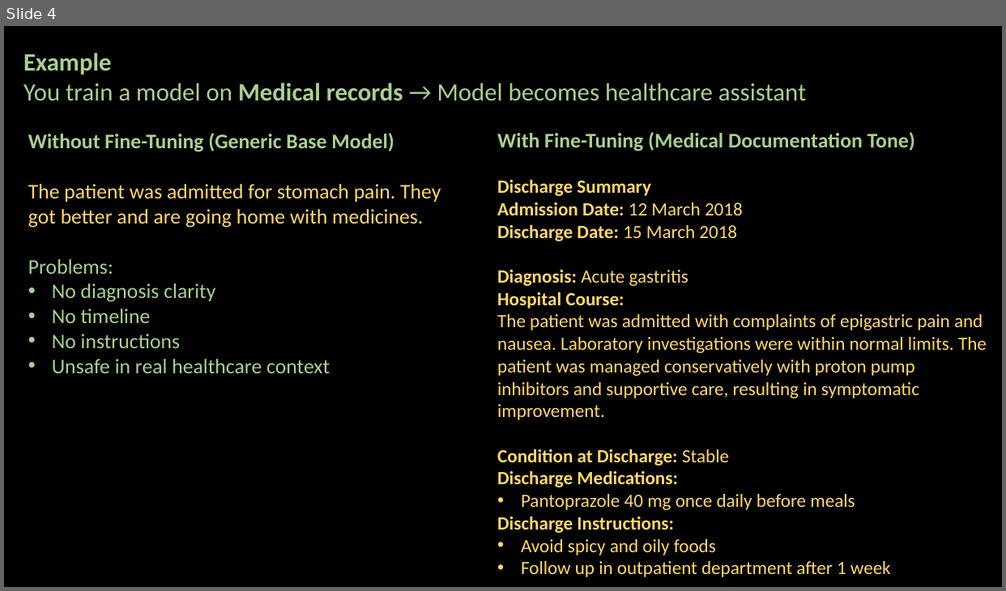
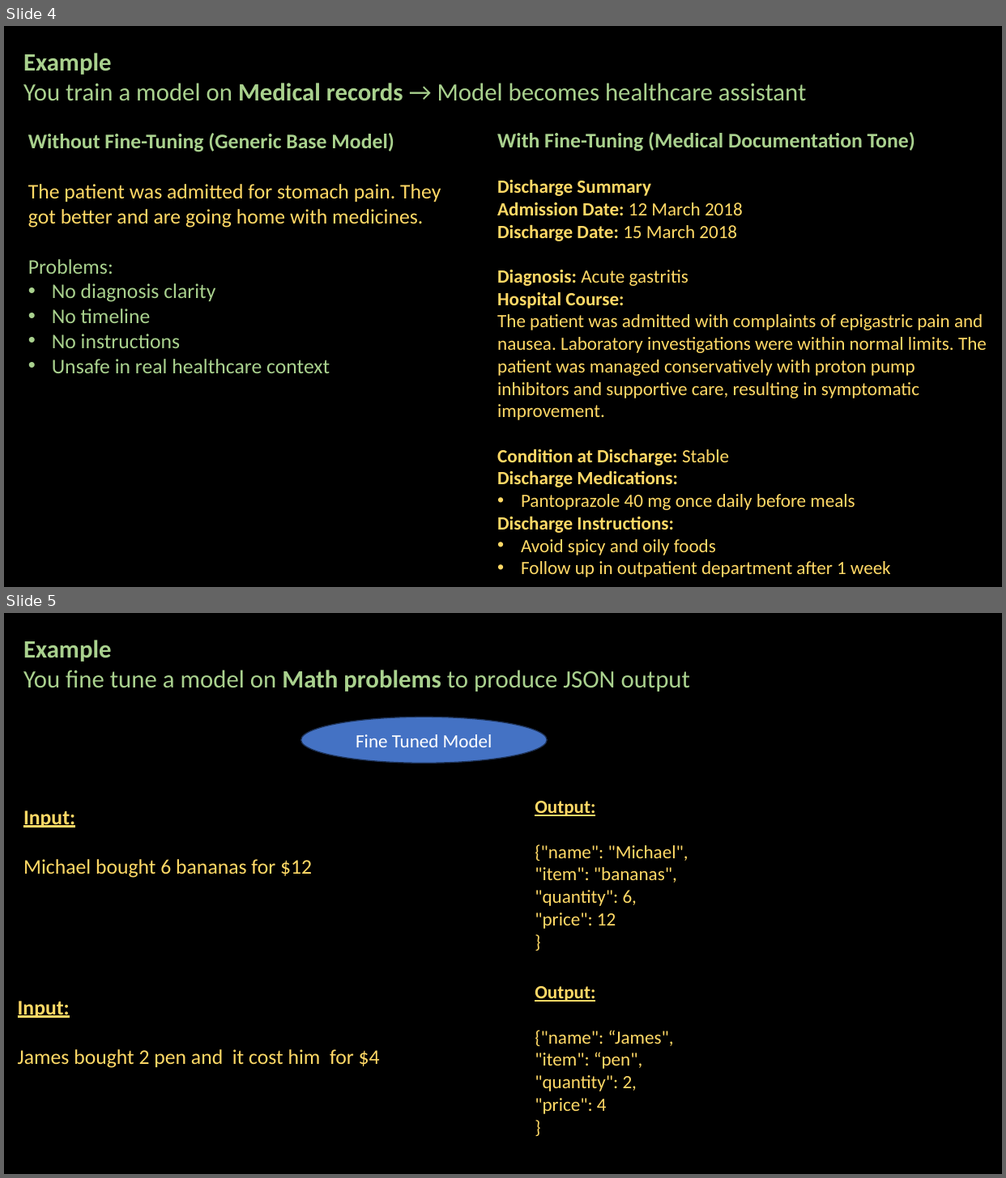
Before and after one commit to ash322ash422/youtube, a slide deck: deep_learning/fine_tuning/1-FineTuning.pptx. Shown one above the other, each under a label of ours: slide 4 before the commit, slides 4 and 5 after it. The pictures are 1006x591 and 1006x1178 pixels, drawn with LibreOffice and Linux fonts; fonts in the diff are those of the drawing; background and template pictures are left out. Boxes give left, top, right and bottom in pixels: in the first picture for what was removed or moved away, otherwise in the second. Text is boxed around its words. In the diff, an @@ line names an element or a change of style, - is before the commit and + after.

```diff
--- a/deep_learning/fine_tuning/1-FineTuning.pptx
+++ b/deep_learning/fine_tuning/1-FineTuning.pptx
@@ slide 5 added at <box>4,613,1002,1174</box>, background #000000 @@
@@ text added at <box>23,640,690,692</box>, 24 pt, text #A9D18E @@
+Example
+You fine tune a model on Math problems to produce JSON output
@@ ellipse added at <box>301,717,548,764</box>, fill #4472C4, outline #1E3256 1 pt, 18 pt, text #FFFFFF @@
+Fine Tuned Model
@@ text added at <box>535,801,688,929</box>, 18 pt, text #FFD966 @@
+Output:
+{"name": "Michael",
+"item": "bananas",
+"quantity": 6,
+"price": 12
+}
@@ text added at <box>23,811,312,878</box>, 20 pt, text #FFD966 @@
+Input:
+Michael bought 6 bananas for $12
@@ text added at <box>18,1001,380,1068</box>, 20 pt, text #FFD966 @@
+Input:
+James bought 2 pen and it cost him for $4
@@ text added at <box>535,986,674,1114</box>, 18 pt, text #FFD966 @@
+Output:
+{"name": “James",
+"item": “pen",
+"quantity": 2,
+"price": 4
+}
```
Also in this commit, not shown: 3 slides changed, 4 other slides added, 59 other files.
